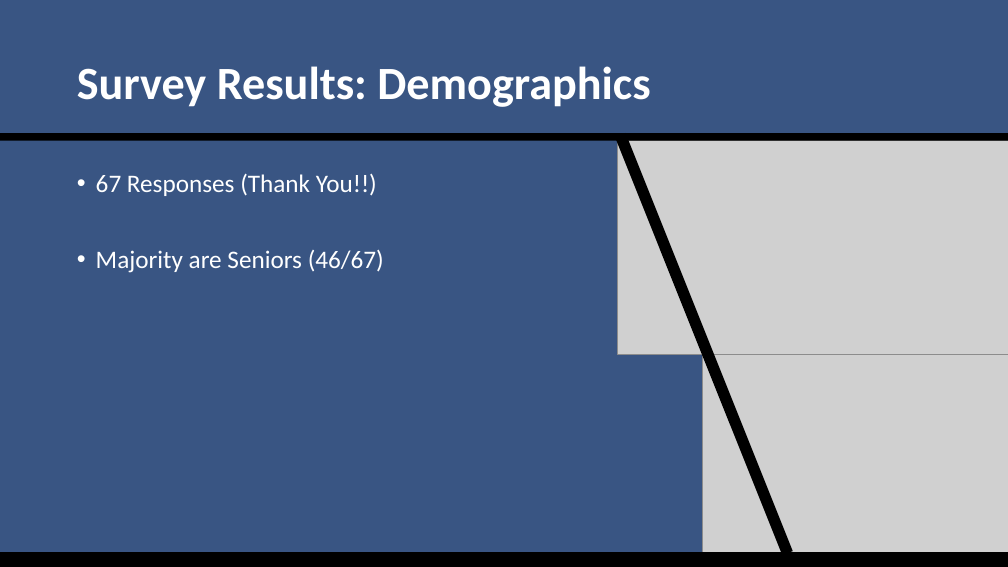
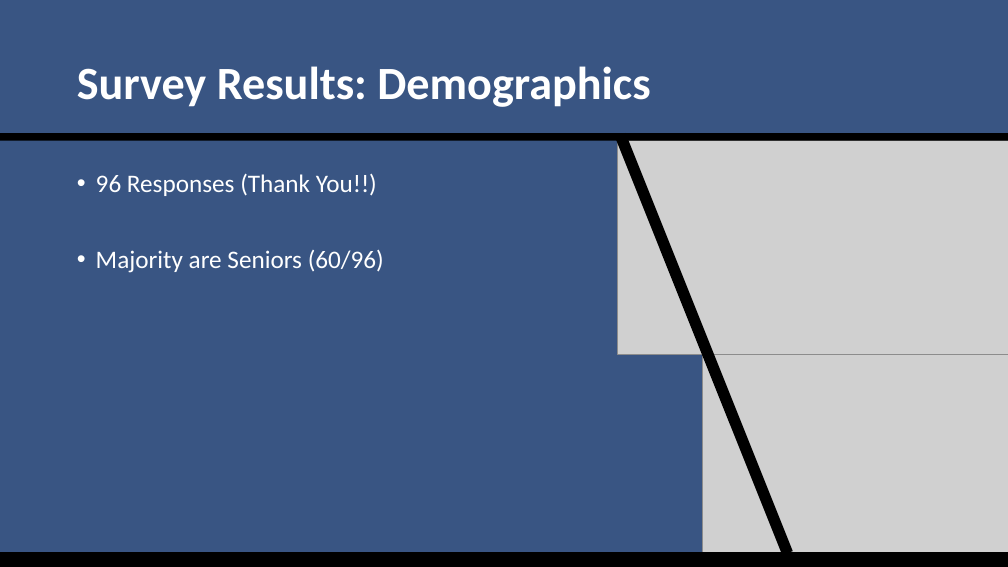
Before and after one commit to SuperMarioGiacomazzo/STOR538_WEBSITE, a slide deck: slide 3 of Slides/Sports Analytics 1/Sports_Analytics_1_Lecture.pptx. Drawn at 1008x567 pixels with LibreOffice and Linux fonts; fonts in the diff are those of the drawing; grey boxes stand for pictures. Boxes give left, top, right and bottom in pixels: in the first picture for what was removed or moved away, otherwise in the second. Text is boxed around its words. In the diff, an @@ line names an element or a change of style, - is before the commit and + after.

```diff
--- a/Slides/Sports Analytics 1/Sports_Analytics_1_Lecture.pptx
+++ b/Slides/Sports Analytics 1/Sports_Analytics_1_Lecture.pptx
@@ text at bbox=[96, 173, 384, 273]: text changed @@
-• 67 Responses (Thank You!!)
-• Majority are Seniors (46/67)
+• 96 Responses (Thank You!!)
+• Majority are Seniors (60/96)
```
Also in this commit, not shown: 5 other slides changed, 8 other files.
